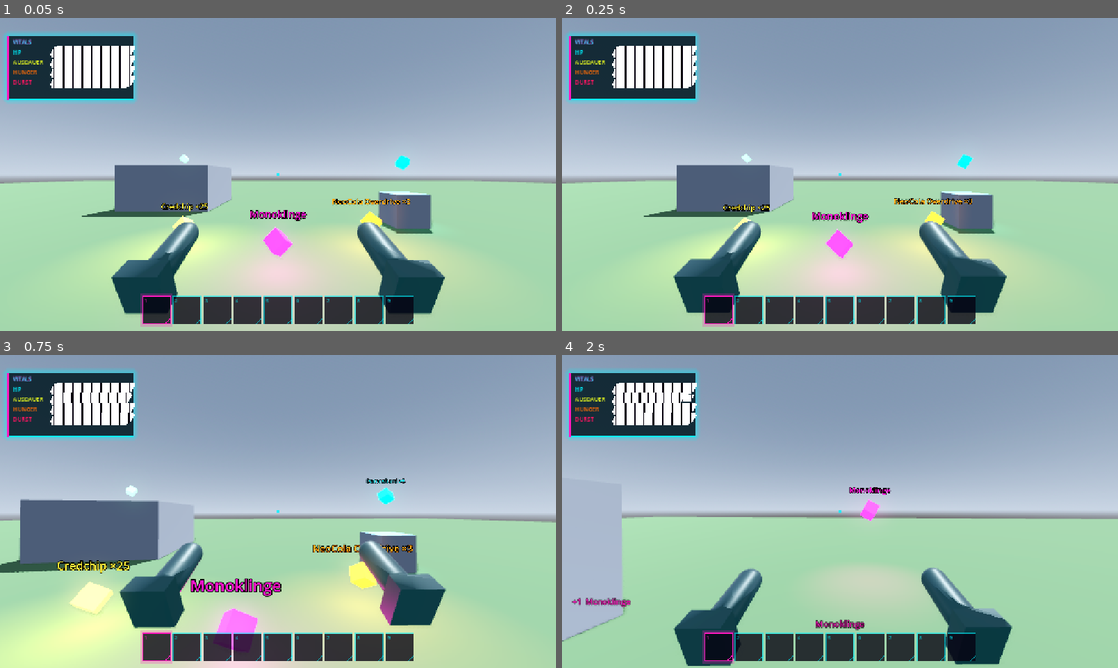
Above: before the commit, frames 1-4 (two rows, left to right).
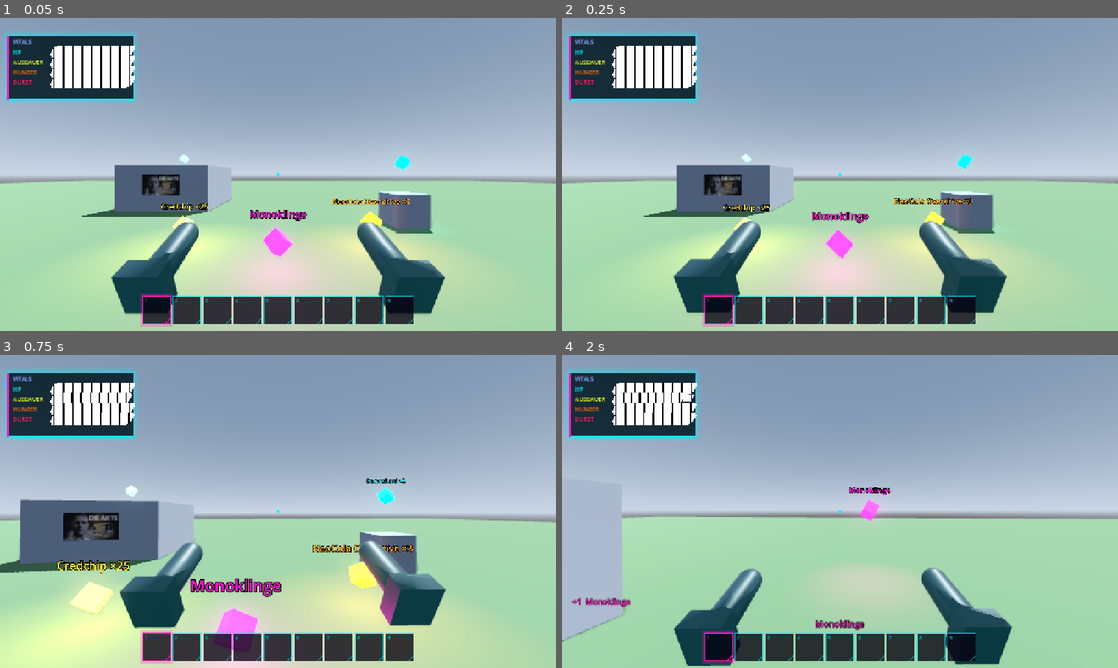
Above: after the commit, the same moments.

Repository: CaptainArschbart/Test
Game: Godot game, scene res://scenes/main/main.tscn
Two runs of this game, one before a commit and one after it. Both use one fixed random seed, a clock stepped at 60 frames per second and the inputs below. This scene is started directly instead of the project's main scene.
Inputs (mouse positions are in pixels of both pictures, inside the frame that each line leads up to):
- Up to frame 1 (0.05 s): no input
- Up to frame 2 (0.25 s): no input
- Up to frame 3 (0.75 s): tap Enter at 0.5 s; move the mouse to (305, 511) at 0.52 s; hold W (move_forward) from 0.53 s (still down); hold Shift (sprint) from 0.53 s (still down)
- Up to frame 4 (2 s): keep holding W (move_forward); tap Space (jump) at 0.77, 1.52 s; move the mouse to (812, 511) at 1.27 s; release Shift (sprint) at 1.28 s; tap Q (drop_item) at 1.35 s; tap Shift (sprint) at 1.55 s

The runs differ from the first frame. In frame 1, 0.4% of the frame differs, in the area x 25-33%, y 50-57%; in frame 2, 0.4%; in frame 3, 0.8%, in the area x 11-22%, y 50-60%; in frame 4, nothing differs.

Commit message:
Vitalleisten grauen bei niedrigem Stand aus, Poster hängt an der großen Kiste.

Diff:
--- a/scenes/main/main.tscn
+++ b/scenes/main/main.tscn
@@ -10,6 +10,7 @@
 [ext_resource type="Resource" path="res://scenes/items/data/mono_blade.tres" id="9_mono_blade"]
 [ext_resource type="Resource" path="res://scenes/items/data/emp_grenade.tres" id="10_emp_grenade"]
 [ext_resource type="PackedScene" path="res://scenes/pause/pause_menu.tscn" id="3_pause"]
+[ext_resource type="Texture2D" path="res://pictures/maxresdefault.jpg" id="11_poster"]
 
 [sub_resource type="ProceduralSkyMaterial" id="ProceduralSkyMaterial_sky"]
 sky_horizon_color = Color(0.66, 0.72, 0.8, 1)
@@ -35,6 +36,16 @@
 
 [sub_resource type="StandardMaterial3D" id="StandardMaterial3D_ramp"]
 albedo_color = Color(0.7, 0.62, 0.45, 1)
+
+[sub_resource type="StandardMaterial3D" id="StandardMaterial3D_poster"]
+albedo_texture = ExtResource("11_poster")
+roughness = 0.9
+texture_filter = 5
+cull_mode = 2
+
+[sub_resource type="QuadMesh" id="QuadMesh_poster"]
+material = SubResource("StandardMaterial3D_poster")
+size = Vector2(1.6, 0.9)
 
 [node name="Main" type="Node3D"]
 script = ExtResource("1_main")
@@ -65,6 +76,11 @@
 use_collision = true
 size = Vector3(4, 2, 4)
 material = SubResource("StandardMaterial3D_box")
+
+[node name="Poster" type="MeshInstance3D" parent="Level"]
+transform = Transform3D(1, 0, 0, 0, 1, 0, 0, 0, 1, -5, 1.15, -7.975)
+cast_shadow = 0
+mesh = SubResource("QuadMesh_poster")
 
 [node name="Ramp" type="CSGBox3D" parent="Level"]
 transform = Transform3D(1, 0, 0, 0, 0.939693, 0.34202, 0, -0.34202, 0.939693, 8, 0.6, 2)
--- a/scenes/survival/player_stats.gd
+++ b/scenes/survival/player_stats.gd
@@ -140,7 +140,7 @@
 func _add(stat_name: String, amount: float) -> void:
 	var current := _value(stat_name)
 	var maximum := _maximum(stat_name)
-	var next := clampf(current + amount, 0.0, maximum)
+	var next := clamp_value(current + amount, maximum)
 	if is_equal_approx(next, current):
 		return
 	_set_value(stat_name, next)
@@ -149,6 +149,12 @@
 		_dead = true
 		_sprinting = false
 		died.emit()
+
+
+## Hält einen Wert in 0…Maximum. Maximum 0 ergibt 0, damit nichts überläuft.
+static func clamp_value(value: float, maximum: float) -> float:
+	var cap := maximum if maximum > 0.0 else 0.0
+	return clampf(value, 0.0, cap)
 
 
 func _value(stat_name: String) -> float:
--- a/scenes/survival/survival_hud.gd
+++ b/scenes/survival/survival_hud.gd
@@ -3,7 +3,9 @@
 ## Die NOCLIP-Zeile bleibt darüber frei (sie steht bei y = 20).
 ## Feste Größe in der 1280×720-Basis. Der Projekt-Stretch skaliert sie mit.
 
-const WARN_HP := 30.0
+## Unter 20 % wird die Leiste entsättigt und durchsichtiger. Größe und Position bleiben.
+const FADE_RATIO := 0.2
+const FADE_ALPHA := 0.42
 
 @onready var hp_bar: ProgressBar = %HPBar
 @onready var stamina_bar: ProgressBar = %StaminaBar
@@ -55,21 +57,34 @@
 func _process(_delta: float) -> void:
 	if stats == null:
 		return
-	_warn(hp_bar, stats.hp, WARN_HP)
-	_warn(stamina_bar, stats.stamina, stats.sprint_restart)
-	_warn(hunger_bar, stats.hunger, stats.low_need)
-	_warn(durst_bar, stats.thirst, stats.low_need)
+	_fade(hp_bar, stats.hp, stats.max_hp)
+	_fade(stamina_bar, stats.stamina, stats.max_stamina)
+	_fade(hunger_bar, stats.hunger, stats.max_hunger)
+	_fade(durst_bar, stats.thirst, stats.max_thirst)
 
 
-func _warn(bar: ProgressBar, value: float, threshold: float) -> void:
-	if value <= 0.0:
-		var blink := 0.35 + 0.65 * absf(sin(float(Time.get_ticks_msec()) * 0.01))
-		bar.modulate = Color(1.0, blink, blink, 1.0)
-		return
-	if value < threshold:
-		bar.modulate = Color(1.0, 0.78, 0.4, 1.0)
-		return
-	bar.modulate = Color(1.0, 1.0, 1.0, 1.0)
+func _fade(bar: ProgressBar, value: float, maximum: float) -> void:
+	var cap := maximum if maximum > 0.0 else 1.0
+	bar.modulate = fade_color(value / cap)
+
+
+## 1 = volle Neonfarbe. Darunter Grau, nahe 0 ein gedämpftes Rot und weniger Alpha.
+## Alpha bleibt über 0, die Leiste verschwindet nicht und rückt nicht.
+static func fade_color(ratio: float) -> Color:
+	var clamped := clampf(ratio, 0.0, 1.0)
+	if clamped >= FADE_RATIO:
+		return Color(1.0, 1.0, 1.0, 1.0)
+	var amount := 1.0 - (clamped / FADE_RATIO)
+	var gray := lerpf(1.0, 0.55, amount)
+	var alpha := lerpf(FADE_ALPHA, 1.0, 1.0 - amount)
+	var color := Color(gray, gray, gray, alpha)
+	if amount > 0.65:
+		var warn := (amount - 0.65) / 0.35
+		color = color.lerp(Color(0.72, 0.34, 0.34, alpha), warn)
+	if clamped <= 0.02:
+		var pulse := 0.82 + 0.18 * absf(sin(float(Time.get_ticks_msec()) * 0.004))
+		color.a *= pulse
+	return color
 
 
 func _apply(bar: ProgressBar, current: float, maximum: float) -> void:
Binary file added: pictures/maxresdefault.jpg
Not shown, added: pictures/maxresdefault.jpg.import
Not shown: 1 places in scenes/main/main.tscn that only renumber resources
Not shown, changed: cursor_updatenotice.md
